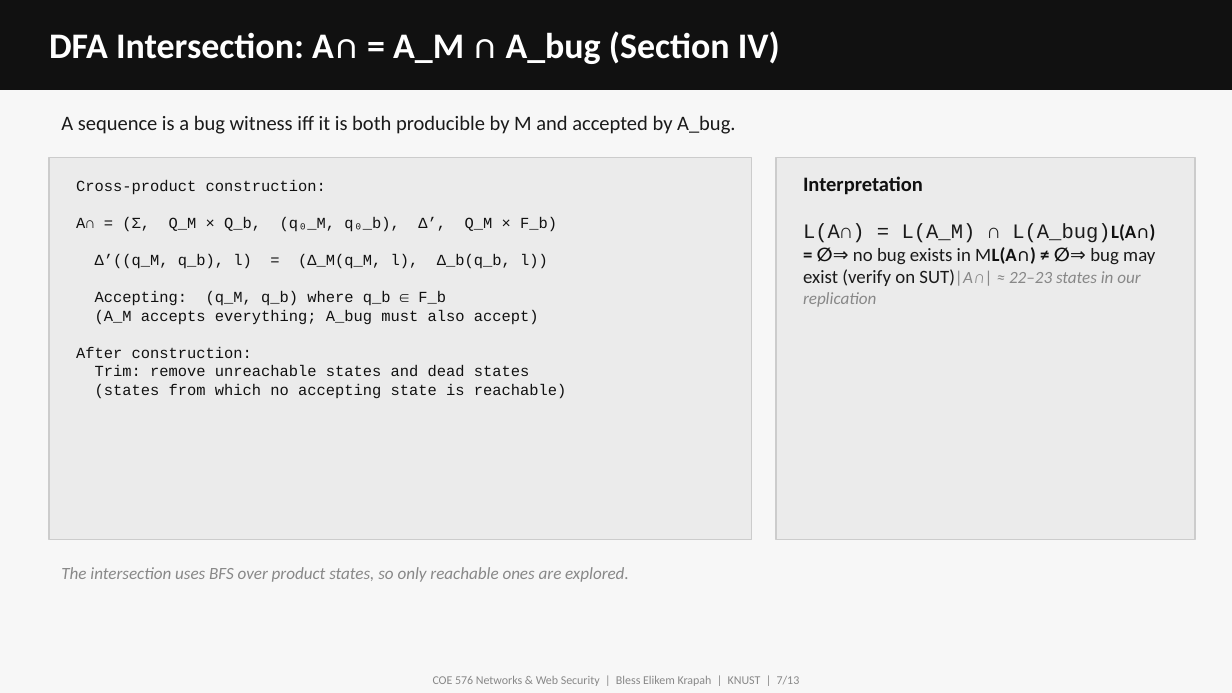
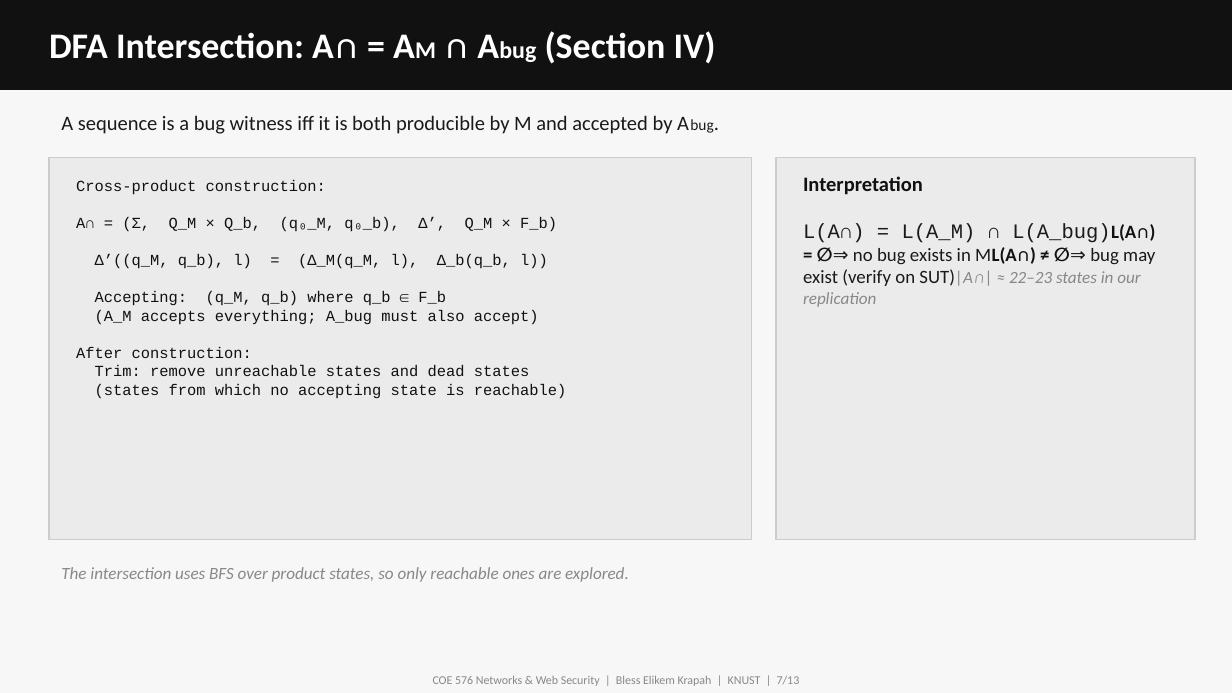
Before and after one commit to TheAce10/automata-bug-detection-fiterau-2023-review, a slide deck: slide 7 of slides/presentation.pptx. Drawn at 1232x693 pixels with LibreOffice and Linux fonts; fonts in the diff are those of the drawing. Boxes give left, top, right and bottom in pixels: in the first picture for what was removed or moved away, otherwise in the second. Text is boxed around its words. In the diff, an @@ line names an element or a change of style, - is before the commit and + after.

```diff
--- a/slides/presentation.pptx
+++ b/slides/presentation.pptx
@@ text at (49,31,716,64): text changed @@
-DFA Intersection: A∩ = A_M ∩ A_bug (Section IV)
+DFA Intersection: A∩ = AM ∩ Abug (Section IV)
@@ text at (61,115,673,134): text changed @@
-A sequence is a bug witness iff it is both producible by M and accepted by A_bug.
+A sequence is a bug witness iff it is both producible by M and accepted by Abug.
```
Also in this commit, not shown: 3 other slides changed, 1 other file.
